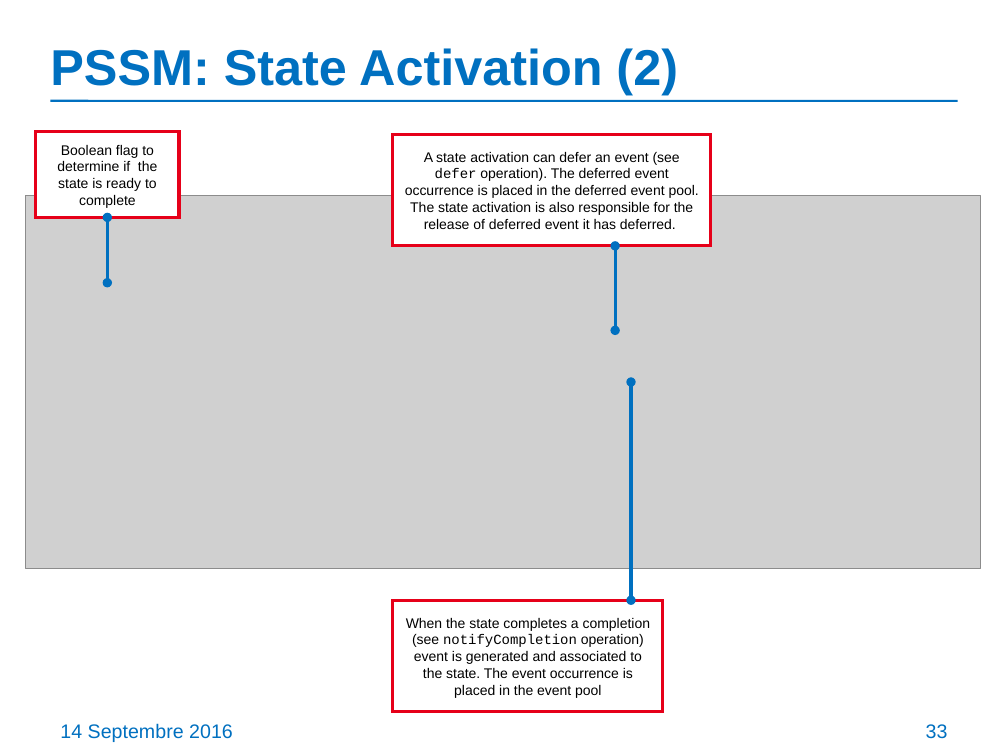
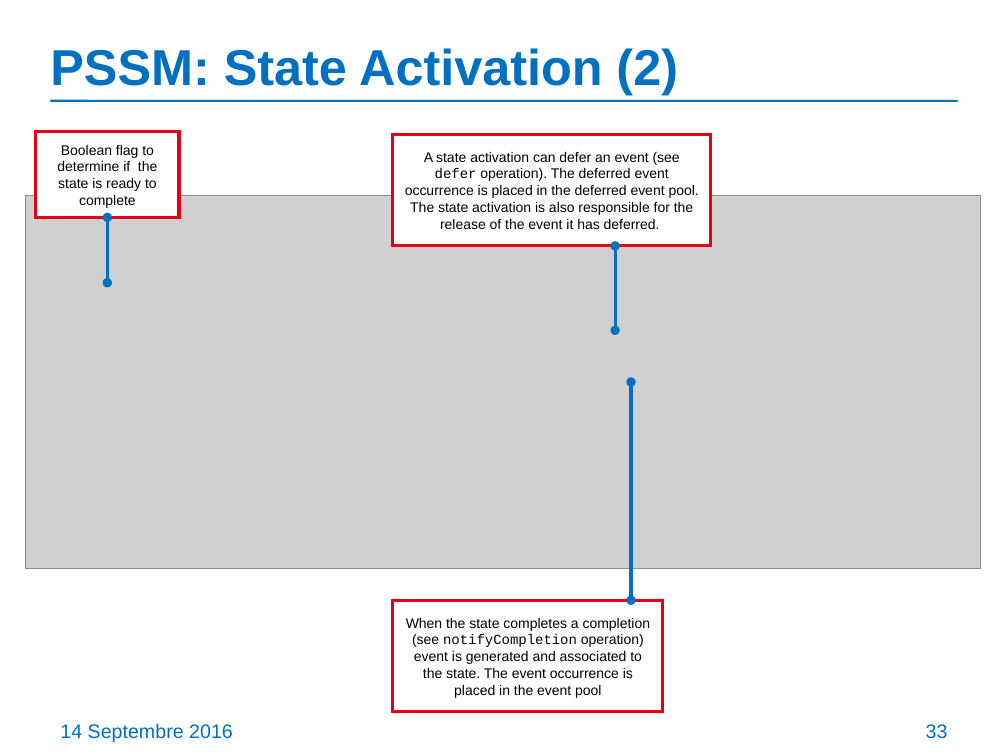
Before and after one commit to ModelDriven/PSSM, a slide deck: slide 35 of Presentations/201609-Chicago-Meeting/PSSM-initial-submission-update.pptx. Drawn at 1008x756 pixels with LibreOffice and Linux fonts; fonts in the diff are those of the drawing; grey boxes stand for pictures. Boxes give left, top, right and bottom in pixels: in the first picture for what was removed or moved away, otherwise in the second. Text is boxed around its words. In the diff, an @@ line names an element or a change of style, - is before the commit and + after.

Commit message:
Complete draft of the presentation of PSSM updates

```diff
--- a/Presentations/201609-Chicago-Meeting/PSSM-initial-submission-update.pptx
+++ b/Presentations/201609-Chicago-Meeting/PSSM-initial-submission-update.pptx
@@ text in rectangle at (405,152,699,229): text changed @@
-A state activation can defer an event (see defer operation). The deferred event occurrence is placed in the deferred event pool. The state activation is also responsible for the release of deferred event it has deferred.
+A state activation can defer an event (see defer operation). The deferred event occurrence is placed in the deferred event pool. The state activation is also responsible for the release of the event it has deferred.
```
Also in this commit, not shown: 15 other slides changed, 19 slides added, 1 slide removed.
